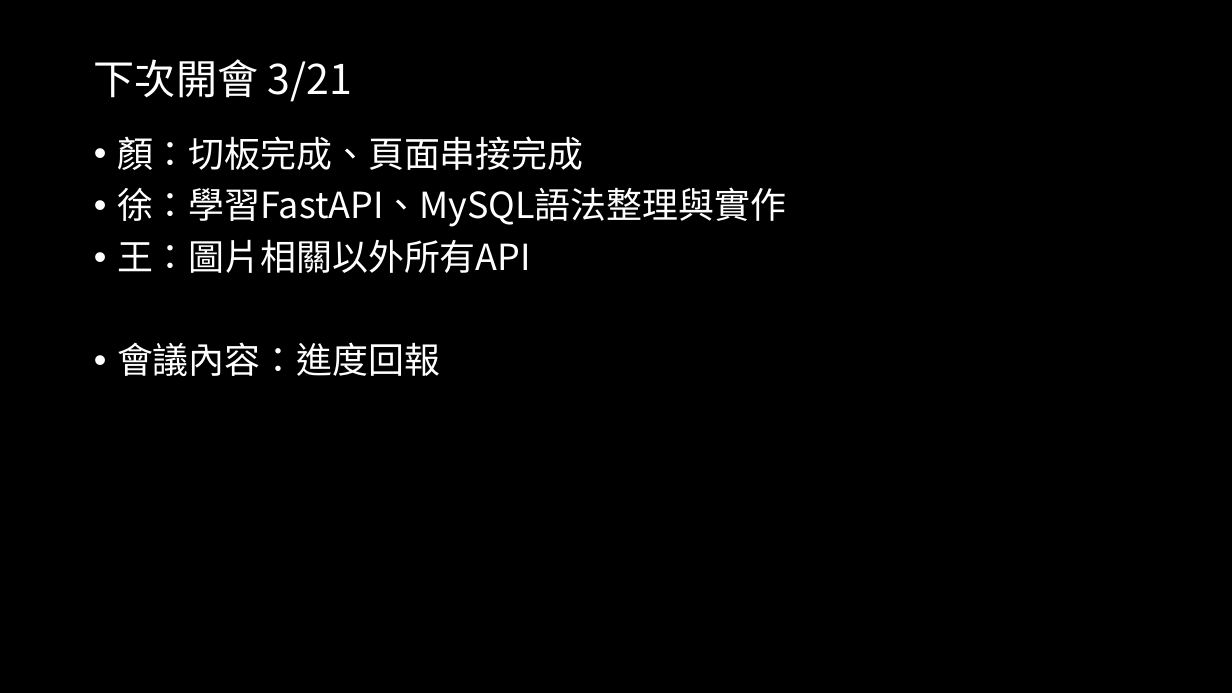
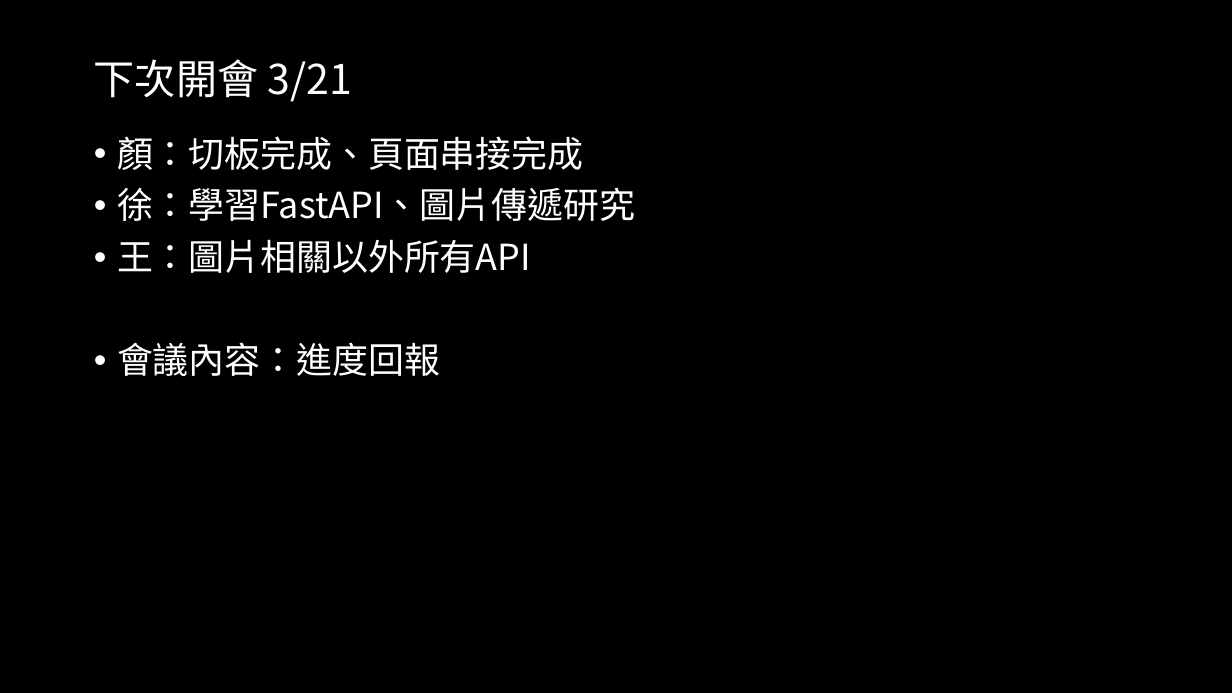
Before and after one commit to 1leo23/Product-packaging, a slide deck: slide 9 of 會議記錄/會議記錄.pptx (slide 8 before the commit). Drawn at 1232x693 pixels with LibreOffice and Linux fonts; fonts in the diff are those of the drawing. Boxes give left, top, right and bottom in pixels: in the first picture for what was removed or moved away, otherwise in the second. Text is boxed around its words. In the diff, an @@ line names an element or a change of style, - is before the commit and + after.

Commit message:
0321開會

```diff
--- a/會議記錄/會議記錄.pptx
+++ b/會議記錄/會議記錄.pptx
@@ text at (117, 188, 635, 221): text changed @@
-• 徐：學習FastAPI、MySQL語法整理與實作
+• 徐：學習FastAPI、圖片傳遞研究
```
Also in this commit, not shown: 2 other slides changed, 6 slides added.
